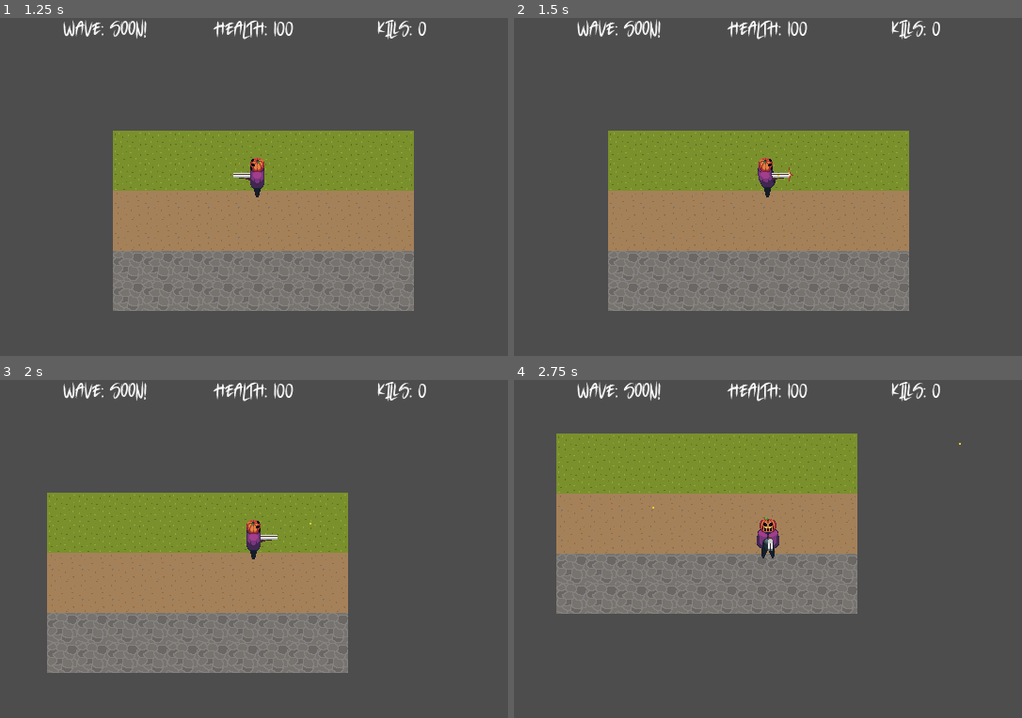
Above: before the commit, frames 1-4 (two rows, left to right).
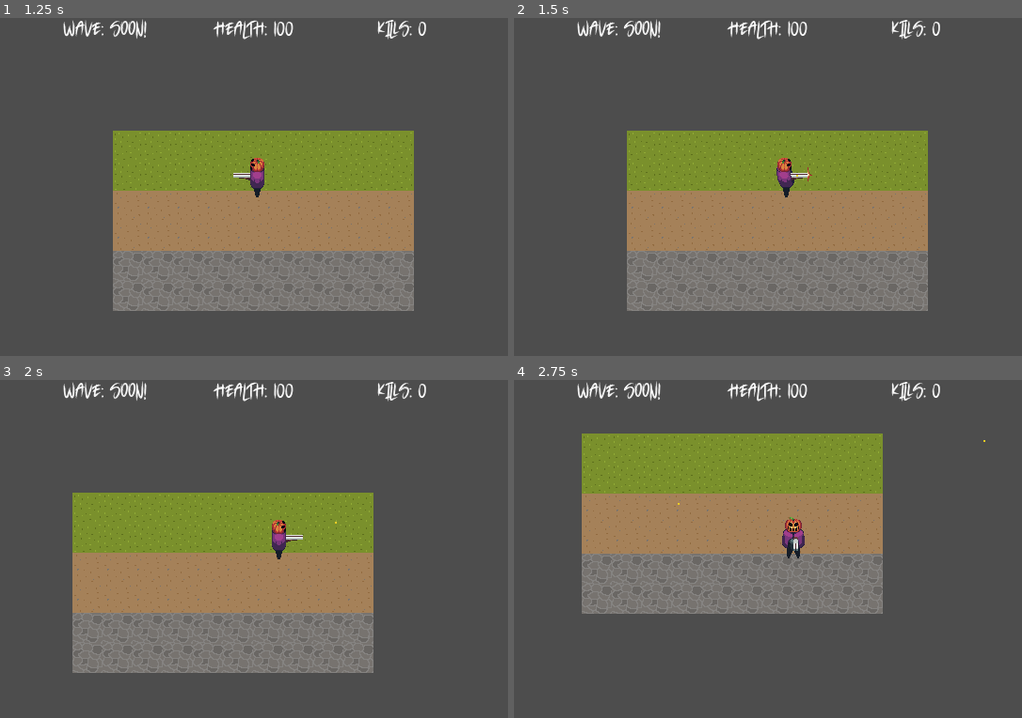
Above: after the commit, the same moments.

Repository: joshuardecker/eternal-harvest
Game: Godot game, scene res://World/world.tscn
Same seed, same stepped clock (60 frames per second), same inputs: the game is played once before the commit and once after it.
Inputs (mouse positions are in pixels of both pictures, inside the frame that each line leads up to):
- Up to frame 1 (1.25 s): click "Start Game" at 0.5 s
- Up to frame 2 (1.5 s): tap Enter at 1.25 s; move the mouse to (879, 170) at 1.27 s; hold D (right) from 1.28 s (still down); click (879, 170) at 1.35 s
- Up to frame 3 (2 s): keep holding D (right)
- Up to frame 4 (2.75 s): move the mouse to (666, 565) at 2.02 s; release D (right) at 2.03 s; hold S (down) from 2.03 s (still down); click (666, 565) at 2.1 s

Frame 1 is identical in both runs. In frame 2, 7.0% of the frame differs, in the area x 18-82%, y 33-87%; in frame 3, 8.5%; in frame 4, 8.7%, in the area x 8-93%, y 15-70%.

Commit message:
Added camera drag in attempts to fix a glitch, kept the drag, didnt fix the glitch

Diff:
--- a/Player/player.tscn
+++ b/Player/player.tscn
@@ -376,7 +376,7 @@
 parameters/conditions/is_walking = false
 parameters/Idle/blend_position = Vector2(-0.996825, 0.0108527)
 parameters/Shoot/blend_position = Vector2(0, 0)
-parameters/Walk/blend_position = Vector2(-0.00740743, 0.0296128)
+parameters/Walk/blend_position = Vector2(-0.9819, 0.00934577)
 
 [node name="HealthEngine" type="Node2D" parent="."]
 position = Vector2(0, -4)
@@ -399,5 +399,10 @@
 shape = SubResource("RectangleShape2D_8pghi")
 
 [node name="Camera" type="Camera2D" parent="."]
+drag_horizontal_enabled = true
+drag_left_margin = 0.1
+drag_top_margin = 0.1
+drag_right_margin = 0.1
+drag_bottom_margin = 0.1
 
 [connection signal="took_damage" from="HealthEngine" to="." method="_on_health_engine_took_damage"]
